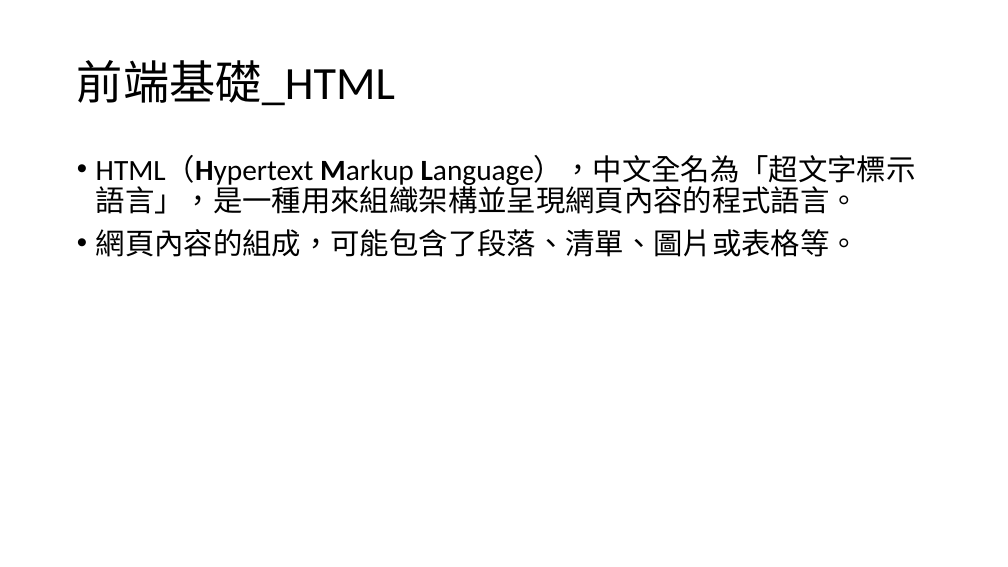
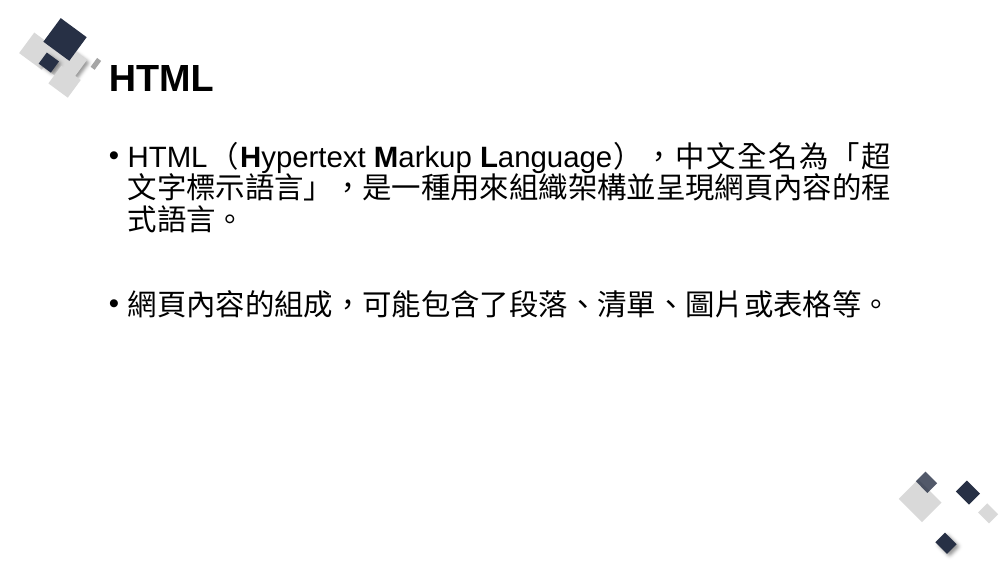
Before and after one commit to Q81JIAXIONG/-, a slide deck: slide 12 of 投影片/1.網頁基礎.pptx (slide 9 before the commit). Drawn at 1008x567 pixels with LibreOffice and Linux fonts; fonts in the diff are those of the drawing. Boxes give left, top, right and bottom in pixels: in the first picture for what was removed or moved away, otherwise in the second. Text is boxed around its words. In the diff, an @@ line names an element or a change of style, - is before the commit and + after.

```diff
--- a/投影片/1.網頁基礎.pptx
+++ b/投影片/1.網頁基礎.pptx
@@ group added at [20, 18, 102, 97]: 8 rectangles @@
@@ title at [109, 65, 214, 91]: text changed; size 44 to 36 pt; font Calibri to Arial; bold on @@
-前端基礎_HTML
+HTML
@@ text "HTML（Hypertext Markup Language），中文全名為「超文字標示語言」，是一種用來組織架構並呈現網 ...": place and size @@
-text "HTML（Hypertext Markup Language），中文全名為「超文字標示語言」，是一種用來組織架構並呈現網 ..." at [96, 155, 916, 257]
+text "HTML（Hypertext Markup Language），中文全名為「超文字標示語言」，是一種用來組織架構並呈現網 ..." at [128, 143, 891, 318]
@@ text "HTML（Hypertext Markup Language），中文全名為「超文字標示語言」，是一種用來組織架構並呈現網 ..." at [128, 143, 891, 318]: font Calibri to Arial; alignment left to justified @@
@@ group added at [899, 472, 999, 554]: 5 rectangles @@
```
Also in this commit, not shown: 11 other slides changed, 15 slides added, 8 slides removed, 16 other files.
